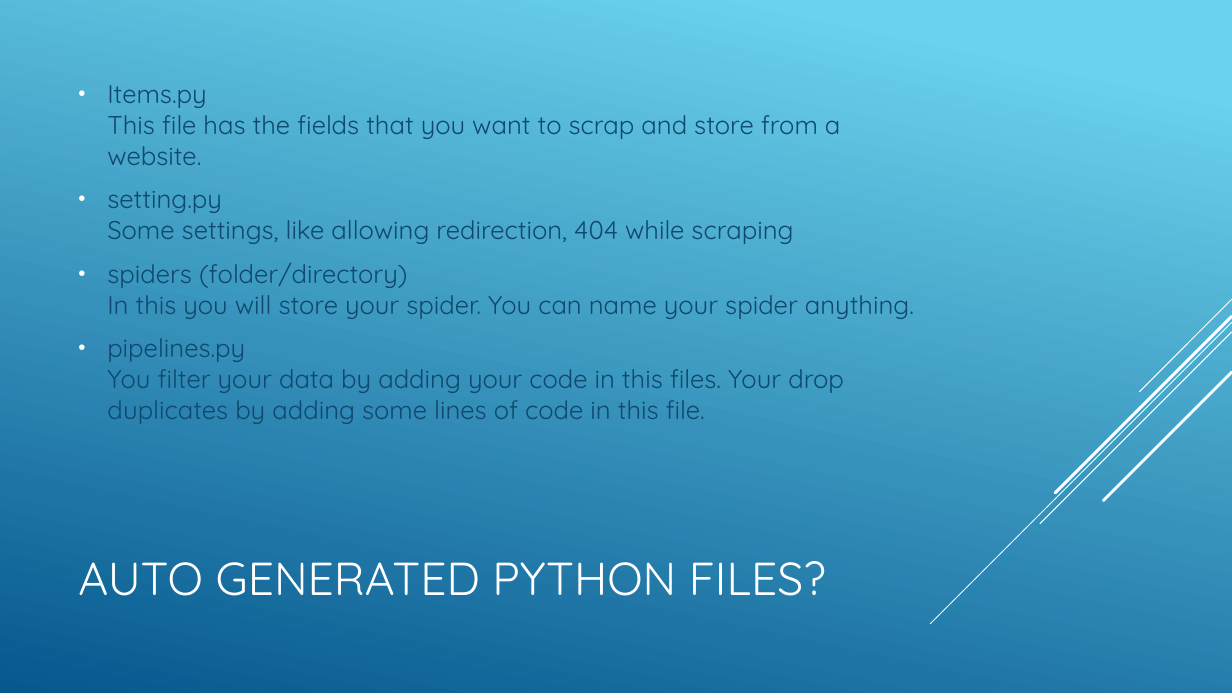
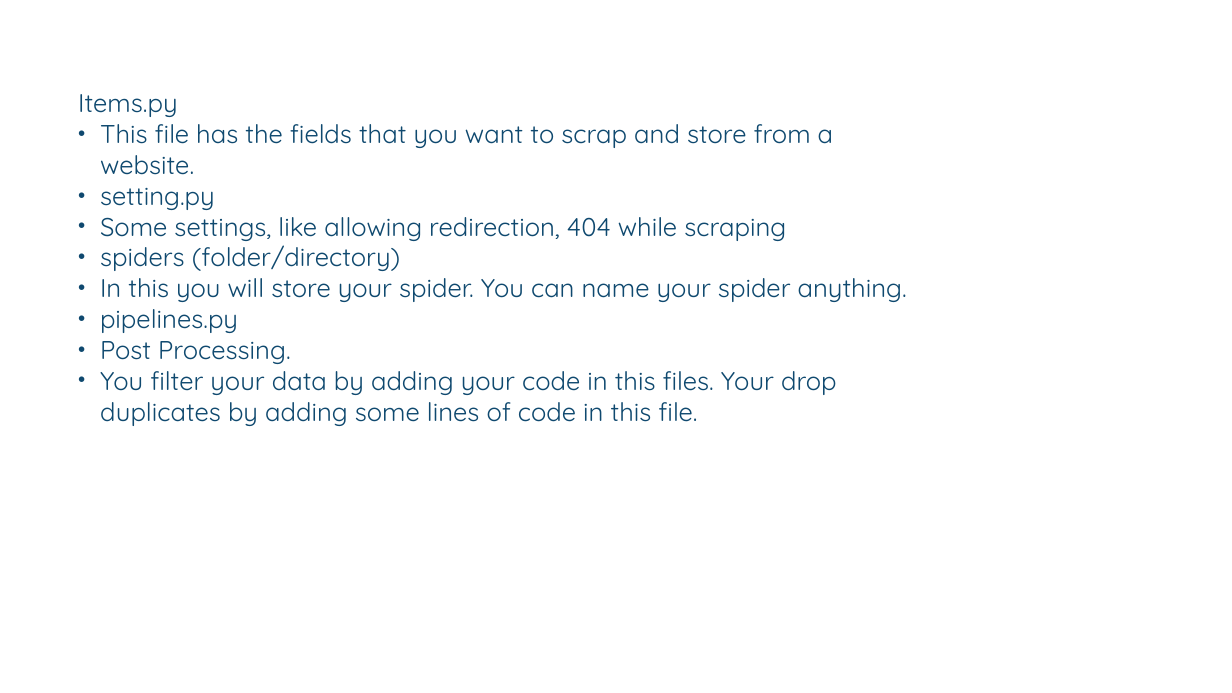
Before and after one commit to tapaswenipathak/Presentations, a slide deck: slide 10 of PyLadies Remote/Introduction to Scraping and Scrapy.pptx. Drawn at 1232x693 pixels with LibreOffice and Linux fonts; fonts in the diff are those of the drawing. Boxes give left, top, right and bottom in pixels: in the first picture for what was removed or moved away, otherwise in the second. Text is boxed around its words. In the diff, an @@ line names an element or a change of style, - is before the commit and + after.

```diff
--- a/PyLadies Remote/Introduction to Scraping and Scrapy.pptx
+++ b/PyLadies Remote/Introduction to Scraping and Scrapy.pptx
@@ background gradient #6ED2EB to #06588E to #FFFFFF @@
@@ text at (78,94,907,302): indent changed; less space between paragraphs @@
@@ line (1232, 299) - (1140, 392): stroke #FFFFFF 0.75 pt to #FFFFFF 0.74 pt @@
@@ text at (100,301,837,426): text changed @@
-• pipelines.py
-  You filter your data by adding your code in this files. Your drop duplicates by adding some lines of code in this file.
+• pipelines.py
+  Post Processing.
+  You filter your data by adding your code in this files. Your drop duplicates by adding some lines of code in this file.
@@ line (1232, 323) - (931, 624): stroke #FFFFFF 0.75 pt to #FFFFFF 0.74 pt @@
@@ line (1232, 316) - (1055, 493): stroke #FFFFFF 2.25 pt to #FFFFFF 2.24 pt @@
@@ line (1232, 332) - (1041, 524): stroke #FFFFFF 0.75 pt to #FFFFFF 0.74 pt @@
@@ line (1232, 372) - (1104, 501): stroke #FFFFFF 2.25 pt to #FFFFFF 2.24 pt @@
@@ title removed at (78,561,826,596) @@
-AUTO GENERATED PYTHON FILES?
```
Also in this commit, not shown: 18 other slides changed, 6 slides added, 2 slides removed, 1 other file.
